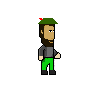
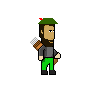
Layers edited between the first and the second 100 × 100 image:
added layer "Layer 12" over left=30, top=37, right=58, bottom=65
